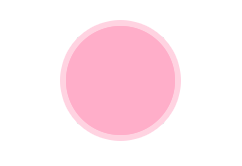
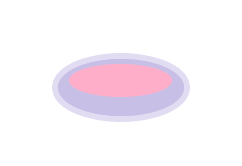
Layered file, before and after one edit (242px x 166px). Changes by layer:
hid "Ellipse 1 copy 2" over <box>58,20,183,141</box>
hid "Ellipse 1 copy" over <box>59,20,182,141</box>
added layer "Ellipse 1 copy 3" above "Ellipse 1 copy 5" over <box>69,64,172,97</box>
added layer "Ellipse 1 copy 5" above "Ellipse 1 copy 4" over <box>58,59,184,116</box>
added layer "Ellipse 1 copy 4" above "Ellipse 1" over <box>58,59,184,116</box>
hid "Ellipse 1" over <box>66,26,175,135</box>
